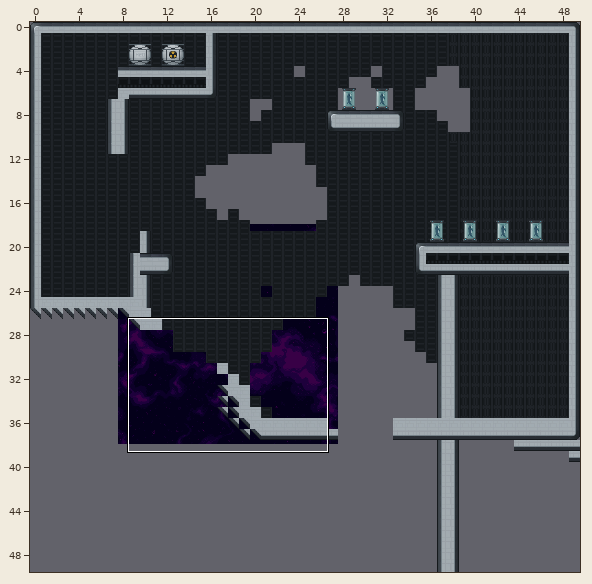
Two versions of a level (Tiled map (JSON), core/assets/levels/level_4/level_1.tmj). Above: a wide view before the commit, with the close-up outlined.
Close-up. Before:
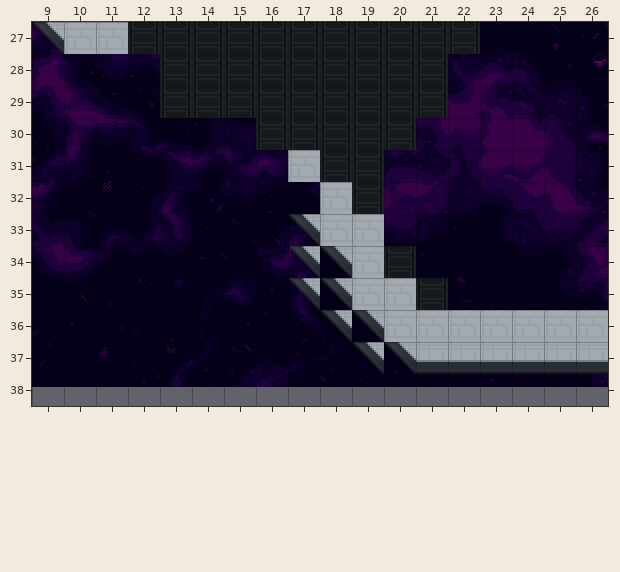
Cells are 16x16 px. Shown: x 9..26, y 27..38. The commit also changed other parts of the map, which this record leaves out.
The same view after the edit:
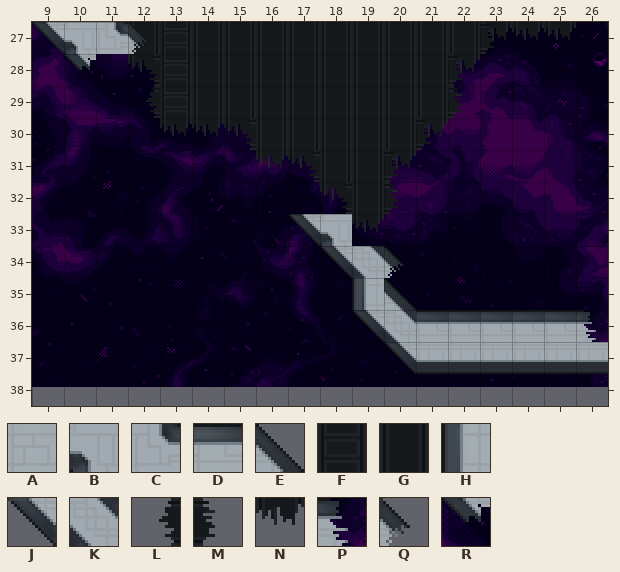
Key: from "space-tiles": A 18, B 30, C 60, D 70, E 71, F 80 "Background", G 82 "Background", H 85, J 107, K 108, L 150 "Background", M 152 "Background", N 167 "Background", P 172, Q 207, R 222.
_ is an empty cell.
Tiles of an added or newly shown layer are drawn over the layers below it.
See-through tiles are keyed as they look on the map.
Diff:
Layer "Tile Layer 3" (added):
y 27: x 23 _ -> N
y 28: x 12 _ -> N; x 22 _ -> N
y 30: x 15 _ -> N; x 21 _ -> N
y 31: x 17 _ -> N; x 20 _ -> N
y 32: x 18 _ -> N
Layer "Tile Layer 2":
y 27: x 12 _ -> G; x 23..25 ___ -> MNN
y 28..29: x 12 _ -> L; x 22 _ -> M
y 30: x 13..15 ___ -> NNL; x 21 _ -> M
y 31: x 16..17 __ -> NL; x 20 _ -> M
y 32: x 18 _ -> L; x 20 _ -> M
y 33: x 19 _ -> N
Layer "Tile Layer 1":
y 27: x 10..12 AAF -> BCQ
y 28: x 10 _ -> R
y 31: x 17 A -> _
y 32: x 18 A -> _
y 33: x 18..19 AA -> B_
y 34: x 17 J -> _; x 19..20 AF -> KQ
y 35: x 17..21 JJAAF -> __HE_
y 36: x 18 J -> _; x 20..26 AAAAAAA -> KDDDDDP
y 37: x 19 J -> _
Pixel boxes of the changes (left, top, right, bottom) in both close-ups:
changed: (64, 22, 608, 374)
